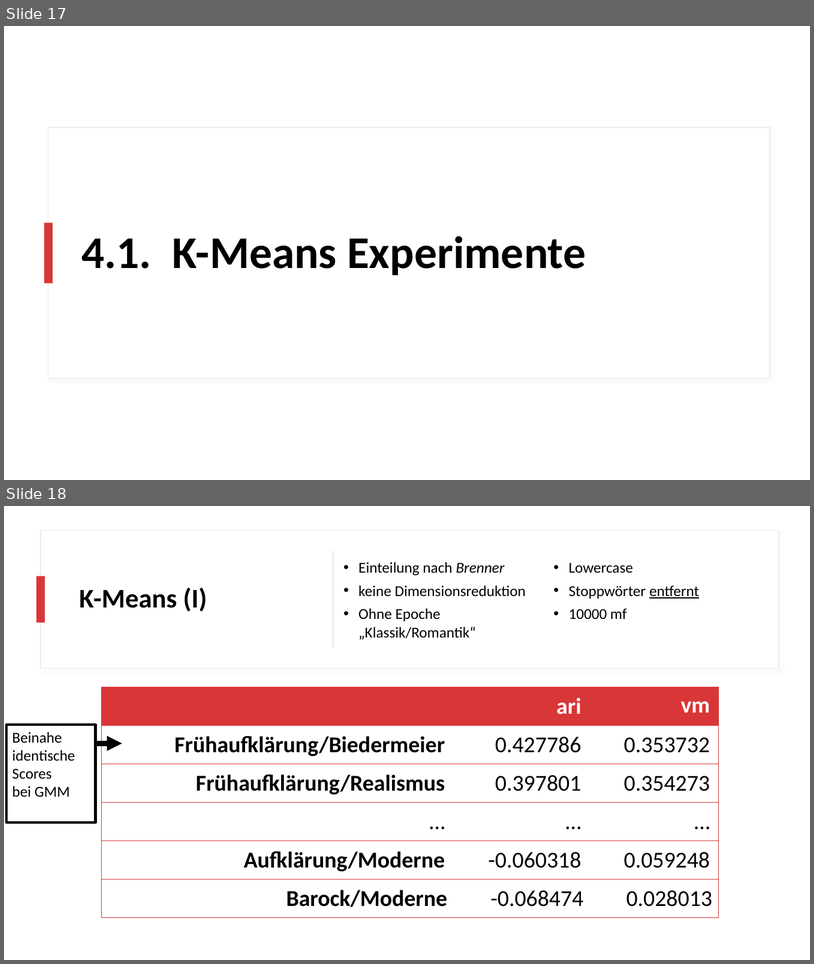
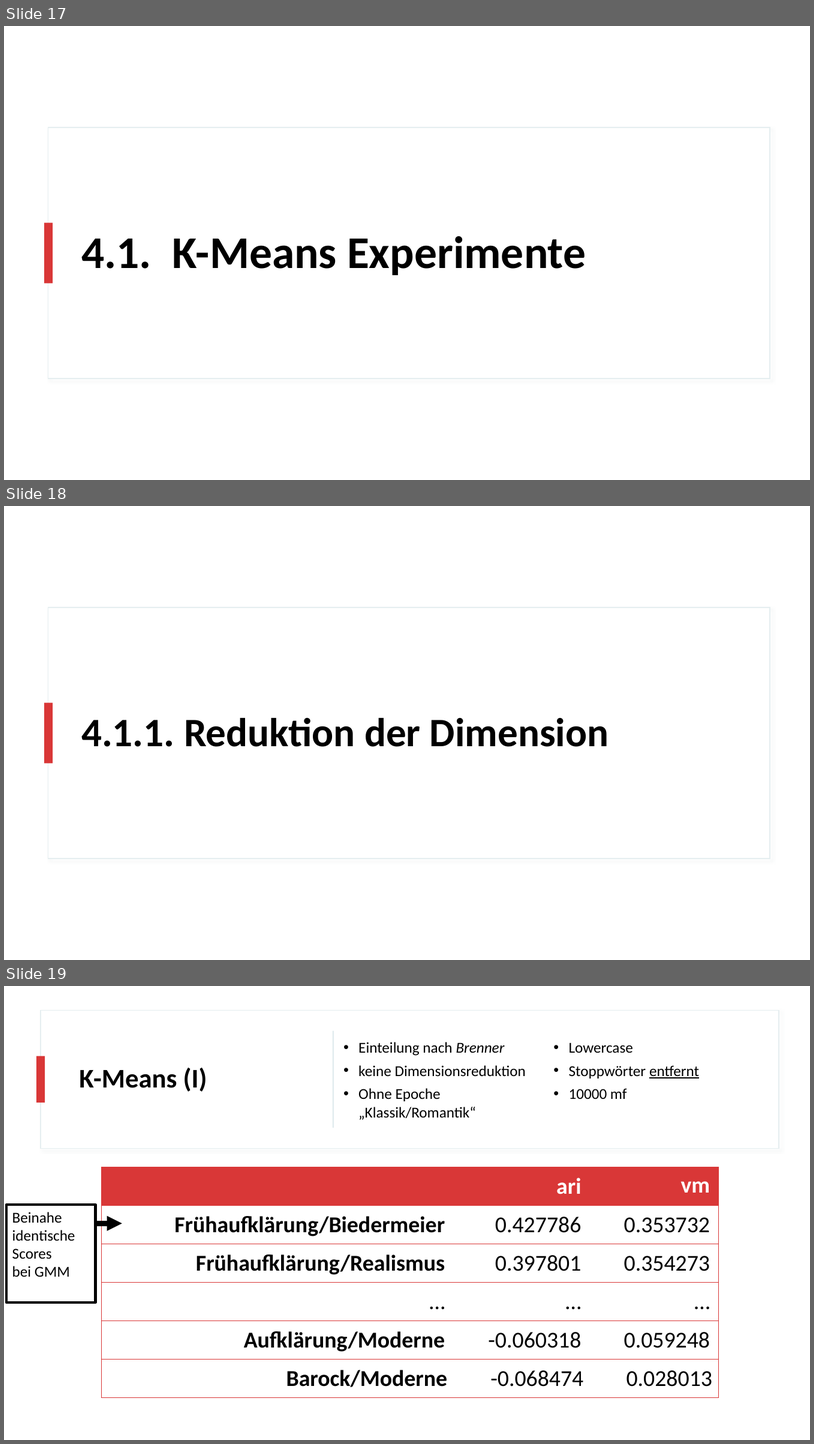
Before and after one commit to realjanpaulus/clusterpoems, a slide deck: literature & presentation/clustering_presentation.pptx. Shown one above the other, each under a label of ours: slides 17 and 18 before the commit, slides 17, 18 and 19 after it. The pictures are 814x964 and 814x1444 pixels, drawn with LibreOffice and Linux fonts; fonts in the diff are those of the drawing. Boxes give left, top, right and bottom in pixels: in the first picture for what was removed or moved away, otherwise in the second. Text is boxed around its words. In the diff, an @@ line names an element or a change of style, - is before the commit and + after.

```diff
--- a/literature & presentation/clustering_presentation.pptx
+++ b/literature & presentation/clustering_presentation.pptx
@@ slide 18 added at (x1=4, y1=506, x2=810, y2=960), background #FFFFFF; not listed: 2 template elements that a slide beside it also shows @@
@@ title added at (x1=81, y1=717, x2=609, y2=747), 48 pt, text #000000, bold @@
+4.1.1. Reduktion der Dimension
@@ what was slide 18 is now slide 19 @@
```
Also in this commit, not shown: 3 slides changed, 3 other slides added, 1 slide removed, 8 other files.
